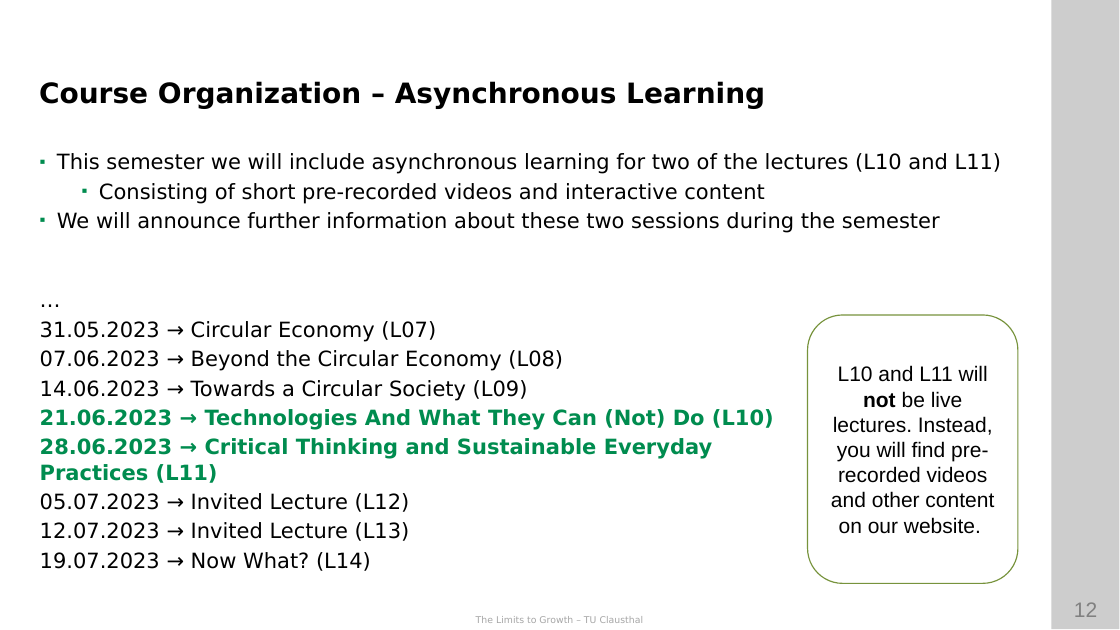
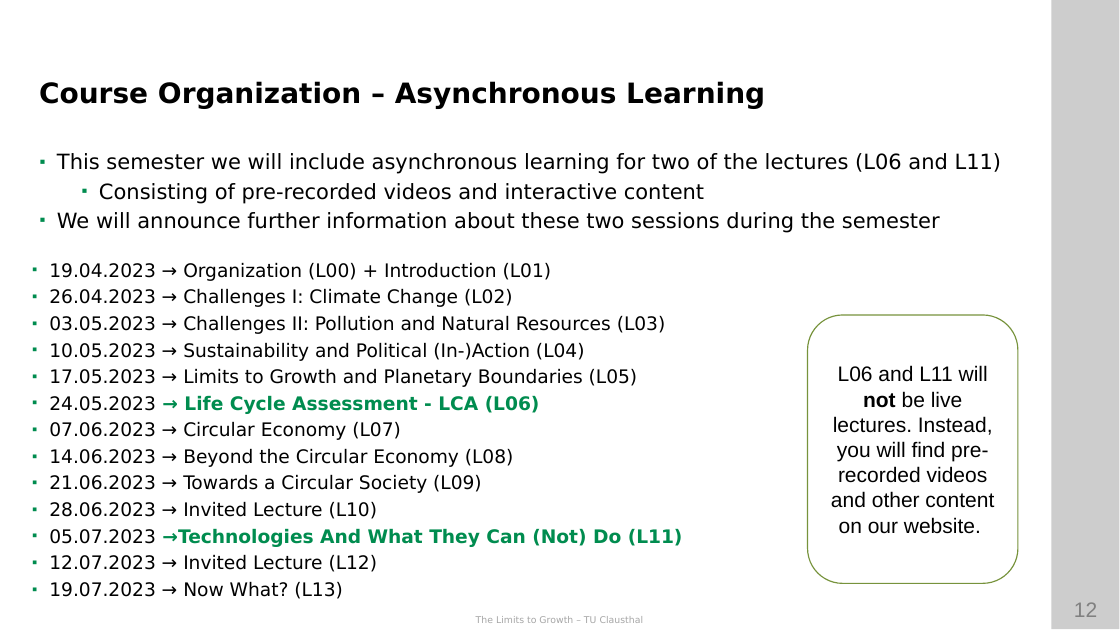
Before and after one commit to ETCE-LAB/teaching-material, a slide deck: slide 12 of The-Limits-to-Growth/LTG-L00-Organization.pptx. Drawn at 1120x630 pixels with LibreOffice and Linux fonts; fonts in the diff are those of the drawing; background and template pictures are left out. Boxes give left, top, right and bottom in pixels: in the first picture for what was removed or moved away, otherwise in the second. Text is boxed around its words. In the diff, an @@ line names an element or a change of style, - is before the commit and + after.

```diff
--- a/The-Limits-to-Growth/LTG-L00-Organization.pptx
+++ b/The-Limits-to-Growth/LTG-L00-Organization.pptx
@@ text at box(57, 153, 1002, 204): text changed @@
-▪ This semester we will include asynchronous learning for two of the lectures (L10 and L11)
-  ▪ Consisting of short pre-recorded videos and interactive content
+▪ This semester we will include asynchronous learning for two of the lectures (L06 and L11)
+  ▪ Consisting of pre-recorded videos and interactive content
@@ text at box(49, 262, 683, 599): text changed; size 18 to 16 pt @@
-…
-31.05.2023 → Circular Economy (L07)
-07.06.2023 → Beyond the Circular Economy (L08)
-14.06.2023 → Towards a Circular Society (L09)
-21.06.2023 → Technologies And What They Can (Not) Do (L10)
-28.06.2023 → Critical Thinking and Sustainable Everyday Practices (L11)
-05.07.2023 → Invited Lecture (L12)
-12.07.2023 → Invited Lecture (L13)
-19.07.2023 → Now What? (L14)
+▪ 19.04.2023 → Organization (L00) + Introduction (L01)
+▪ 26.04.2023 → Challenges I: Climate Change (L02)
+▪ 03.05.2023 → Challenges II: Pollution and Natural Resources (L03)
+▪ 10.05.2023 → Sustainability and Political (In-)Action (L04)
+▪ 17.05.2023 → Limits to Growth and Planetary Boundaries (L05)
+▪ 24.05.2023 → Life Cycle Assessment - LCA (L06)
+▪ 07.06.2023 → Circular Economy (L07)
+▪ 14.06.2023 → Beyond the Circular Economy (L08)
+▪ 21.06.2023 → Towards a Circular Society (L09)
+▪ 28.06.2023 → Invited Lecture (L10)
+▪ 05.07.2023 →Technologies And What They Can (Not) Do (L11)
+▪ 12.07.2023 → Invited Lecture (L12)
+▪ 19.07.2023 → Now What? (L13)
@@ text in rounded rectangle at box(831, 365, 994, 534): text changed @@
-L10 and L11 will not be live lectures. Instead, you will find pre-recorded videos and other content on our website.
+L06 and L11 will not be live lectures. Instead, you will find pre-recorded videos and other content on our website.
```
Also in this commit, not shown: 2 other slides changed, 1 other file.
